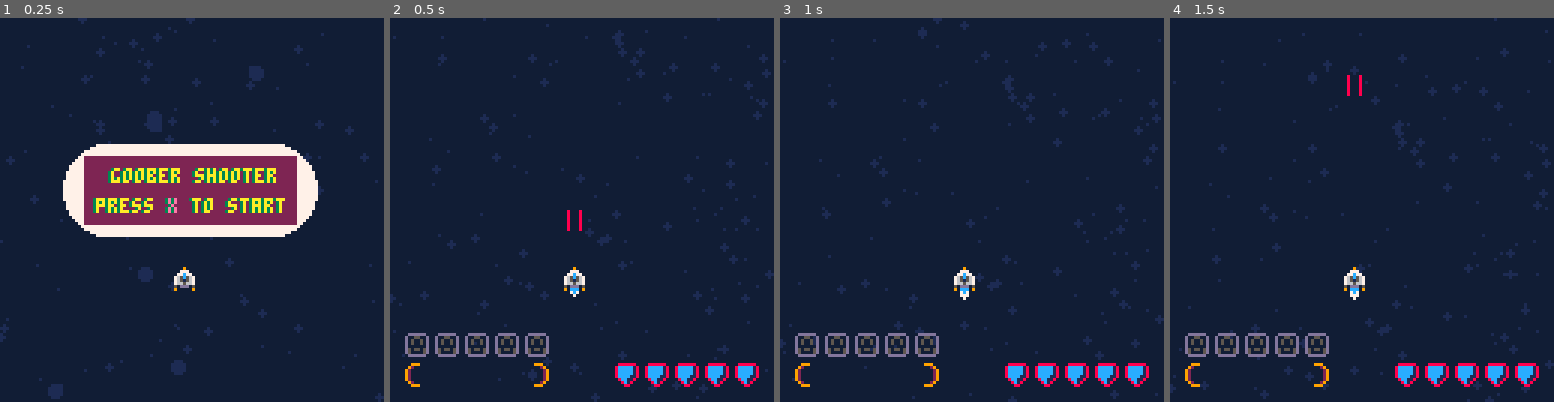
Above: before the commit, frames 1-4 (left to right).
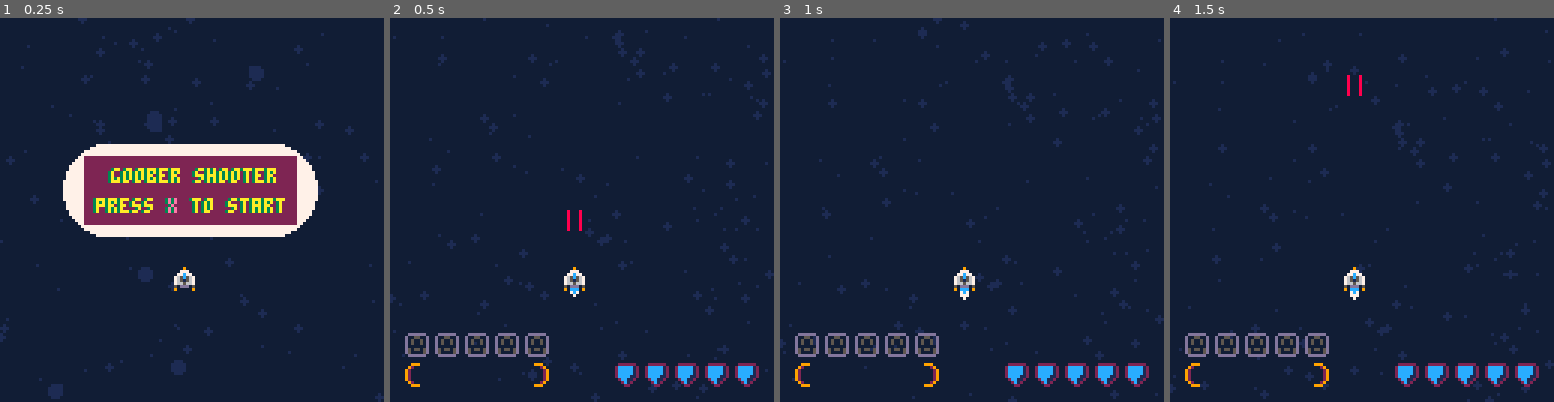
Above: after the commit, the same moments.

Repository: Sam-Horner-42/pico-8
Game: PICO-8 cartridge carts/firstgame/firstgame.p8
Same seed, same stepped clock (60 frames per second), same inputs: the game is played once before the commit and once after it.
Inputs:
- Up to frame 1 (0.25 s): no input
- Up to frame 2 (0.5 s): tap X (X key) at 0.33 s
- Up to frame 3 (1 s): tap O (Z key) at 0.7 s
- Up to frame 4 (1.5 s): tap X (X key) at 1.07 s

Frame 1 is identical in both runs. In frame 2, 0.6% of the frame differs, in the area x 58-97%, y 89-97%; in frame 3, 0.6%; in frame 4, 0.6%.

Commit message:
Fixed UI Elements, added score to final screen, changed rockets

Diff:
--- /dev/null
+++ b/backup/20250722_024521_firstgame.p8
@@ -0,0 +1,61 @@
+pico-8 cartridge // http://www.pico-8.com
+version 42
+__lua__
+#include main.lua
+#include gameplay.lua
+#include stars.lua
+#include pickups.lua
+#include enemies.lua
+#include thrusters.lua
+#include player.lua
+#include projectiles.lua
+#include laser_beams.lua
+#include rockets.lua
+…(48 lines of a section not shown)…
--- a/backup/last_run.p8
+++ b/backup/last_run.p8
@@ -12,14 +12,14 @@
 #include laser_beams.lua
 #include rockets.lua
 __gfx__
-0009000008888880055505509999999000555500006a66000050500558999985060660600bbbbbb009999990099999900bbbbbb000880000022222200dddddd0
-007770008ccccc185770076500000990056566500a777a60000000055888888506277260b022220b9008800990800809b077770b0866800020088002d005500d
-077c77008ccccc185770776500009900567755750aa6aa76005000006813318602011020b2ddd12b9086680990800809b778876b0877800020866802d050050d
-765c56708ccccc1857700765000990006655756667aaa56650050a050813318022222222b2ddd12b9087780990800809b788886b8877880020877802d050050d
-765156708cccc118577706650099000065765656669a90705a0000007783387700622600b2ddd12b9887788990800809b788886b8055080028877882d000000d
-7665667008cc118005700650099000007677576769699970500aa0007081180700600600b02dd20b9805508990500509b778866b0000000028055082d505505d
-50ddd050008c180000506500990000000765767009996900000000000075570000800800b002200b9009a00990600609b066660b000000002009a002d500005d
-9000009000088000000050009999999000776700009999000050050000000000000000000bbbbbb009999990099999900bbbbbb000000000022222200dddddd0
+0009000002222220055505509999999000555500006a66000050500558999985060660600bbbbbb009999990099999900bbbbbb000880000022222200dddddd0
+007770002ccccc125770076500000990056566500a777a60000000055888888506277260b022220b9008800990800809b077770b0866800020088002d005500d
+077c77002ccccc125770776500009900567755750aa6aa76005000006813318602011020b2ddd12b9086680990800809b778876b0877800020866802d050050d
+765c56702ccccc1257700765000990006655756667aaa56650050a050813318022222222b2ddd12b9087780990800809b788886b8877880020877802d050050d
+765156702cccc112577706650099000065765656669a90705a0000007783387700622600b2ddd12b9887788990800809b788886b8055080028877882d000000d
+7665667002cc112005700650099000007677576769699970500aa0007081180700600600b02dd20b9805508990500509b778866b0000000028055082d505505d
+50ddd050002c120000506500990000000765767009996900000000000075570000800800b002200b9009a00990600609b066660b000000002009a002d500005d
+9000009000022000000050009999999000776700009999000050050000000000000000000bbbbbb009999990099999900bbbbbb000000000022222200dddddd0
 00999000000000000000000000000000000000000000000000000000000000000000000000000000000000000000000000000000000000000000000000000000
 09200000000000000000000000000000000000000000000000000000000000000000000000000000000000000000000000000000000000000000000000000000
 92000000000000000000000000000000000000000000000000000000000000000000000000000000000000000000000000000000000000000000000000000000
--- a/carts/firstgame/firstgame.p8
+++ b/carts/firstgame/firstgame.p8
@@ -12,14 +12,14 @@
 #include laser_beams.lua
 #include rockets.lua
 __gfx__
-0009000008888880055505509999999000555500006a66000050500558999985060660600bbbbbb009999990099999900bbbbbb000880000022222200dddddd0
-007770008ccccc185770076500000990056566500a777a60000000055888888506277260b022220b9008800990800809b077770b0866800020088002d005500d
-077c77008ccccc185770776500009900567755750aa6aa76005000006813318602011020b2ddd12b9086680990800809b778876b0877800020866802d050050d
-765c56708ccccc1857700765000990006655756667aaa56650050a050813318022222222b2ddd12b9087780990800809b788886b8877880020877802d050050d
-765156708cccc118577706650099000065765656669a90705a0000007783387700622600b2ddd12b9887788990800809b788886b8055080028877882d000000d
-7665667008cc118005700650099000007677576769699970500aa0007081180700600600b02dd20b9805508990500509b778866b0000000028055082d505505d
-50ddd050008c180000506500990000000765767009996900000000000075570000800800b002200b9009a00990600609b066660b000000002009a002d500005d
-9000009000088000000050009999999000776700009999000050050000000000000000000bbbbbb009999990099999900bbbbbb000000000022222200dddddd0
+0009000002222220055505509999999000555500006a66000050500558999985060660600bbbbbb009999990099999900bbbbbb000880000022222200dddddd0
+007770002ccccc125770076500000990056566500a777a60000000055888888506277260b022220b9008800990800809b077770b0866800020088002d005500d
+077c77002ccccc125770776500009900567755750aa6aa76005000006813318602011020b2ddd12b9086680990800809b778876b0877800020866802d050050d
+765c56702ccccc1257700765000990006655756667aaa56650050a050813318022222222b2ddd12b9087780990800809b788886b8877880020877802d050050d
+765156702cccc112577706650099000065765656669a90705a0000007783387700622600b2ddd12b9887788990800809b788886b8055080028877882d000000d
+7665667002cc112005700650099000007677576769699970500aa0007081180700600600b02dd20b9805508990500509b778866b0000000028055082d505505d
+50ddd050002c120000506500990000000765767009996900000000000075570000800800b002200b9009a00990600609b066660b000000002009a002d500005d
+9000009000022000000050009999999000776700009999000050050000000000000000000bbbbbb009999990099999900bbbbbb000000000022222200dddddd0
 00999000000000000000000000000000000000000000000000000000000000000000000000000000000000000000000000000000000000000000000000000000
 09200000000000000000000000000000000000000000000000000000000000000000000000000000000000000000000000000000000000000000000000000000
 92000000000000000000000000000000000000000000000000000000000000000000000000000000000000000000000000000000000000000000000000000000
--- a/carts/firstgame/main.lua
+++ b/carts/firstgame/main.lua
@@ -4,7 +4,7 @@
 	game_state = "main_menu"
 	menu_colourtimer = 20
 	xcolour = 14
-
+	grace_period = 0
 	thruster_particles={}
 	start_menu()
 end
@@ -110,7 +110,7 @@
 
 
 function draw_game_over(score)
-
+	grace_period = 30
 	print_3d_centered("game over!", 50, 8, 1, -1)
 	print_3d_centered("your score:" .. score, 60, 8, 1, -1)
 	print_3d_centered_parts({
@@ -125,6 +125,9 @@
 end
 
 function _update() --every frame
+	if grace_period > 0 then
+		grace_period -= 1
+	end
 	if game_state == "main_menu" then
 		player:update()
 
--- a/carts/firstgame/player.lua
+++ b/carts/firstgame/player.lua
@@ -65,20 +65,20 @@
             -- damaged ship
             if self.health <= 30 then
                 add(thruster_particles, thruster_particle:new({
-                    x = self.x + 7,
-                    y = self.y + 3,
+                    x = self.x + 6,
+                    y = self.y + 4,
                     dx = rnd(2),
                     dy = rnd() + 0.5,
-                    size = flr(rnd((1))) + 2 + 10/self.health,
+                    size = flr(rnd((2))) + 1 + 10/self.health,
                     life = 5,
                     smoke = true
                 }))
                 add(thruster_particles, thruster_particle:new({
                     x = self.x,
-                    y = self.y + 3,
+                    y = self.y + 4,
                     dx = -rnd(2),
                     dy = rnd() + 0.5,
-                    size = flr(rnd((1))) + 2 + 10/self.health,
+                    size = flr(rnd((2))) + 1 + 10/self.health,
                     life = 5,
                     smoke = true
                 }))
@@ -150,8 +150,6 @@
         elseif self.weapon == "laser" then
             -- only spawn laser if not already spawned
             if #gameplay.laser_beams == 0 and self.laser_timer > 0 and btn(5) then
-                sfx(0, 17)
-                sfx(0, 3)
                 sfx(16, 3)
                 add(gameplay.laser_beams, laser_beam:new({ offset_x = 1 }))
                 add(gameplay.laser_beams, laser_beam:new({ offset_x = 5 }))
Not shown, changed: activity_log.txt
Not shown, changed: 48 lines of the sprite sheet (__gfx__) section of backup/20250722_024521_firstgame.p8
Not shown, changed: the music (__music__) section of backup/20250722_024521_firstgame.p8
Not shown, changed: the sound effects (__sfx__) section of backup/20250722_024521_firstgame.p8
